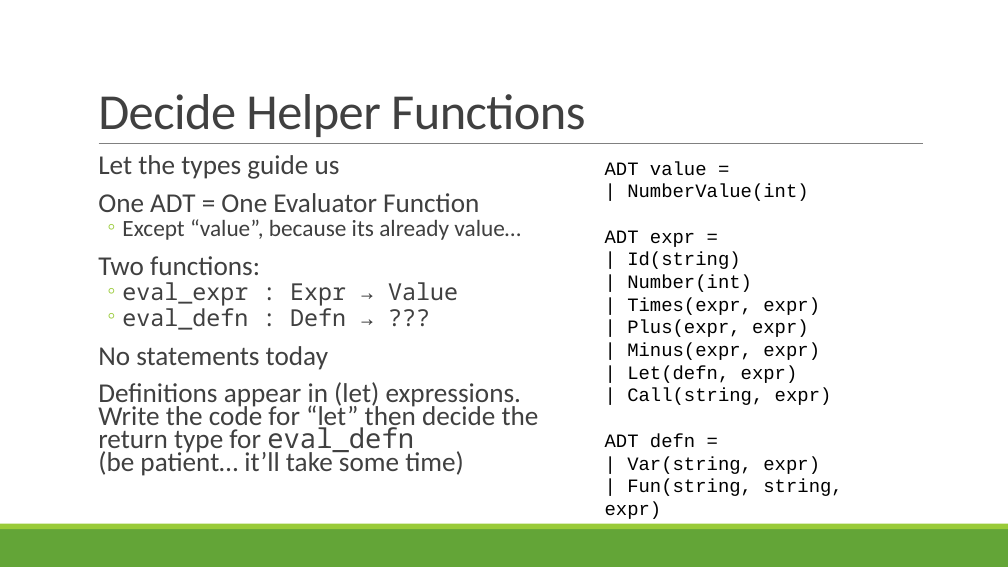
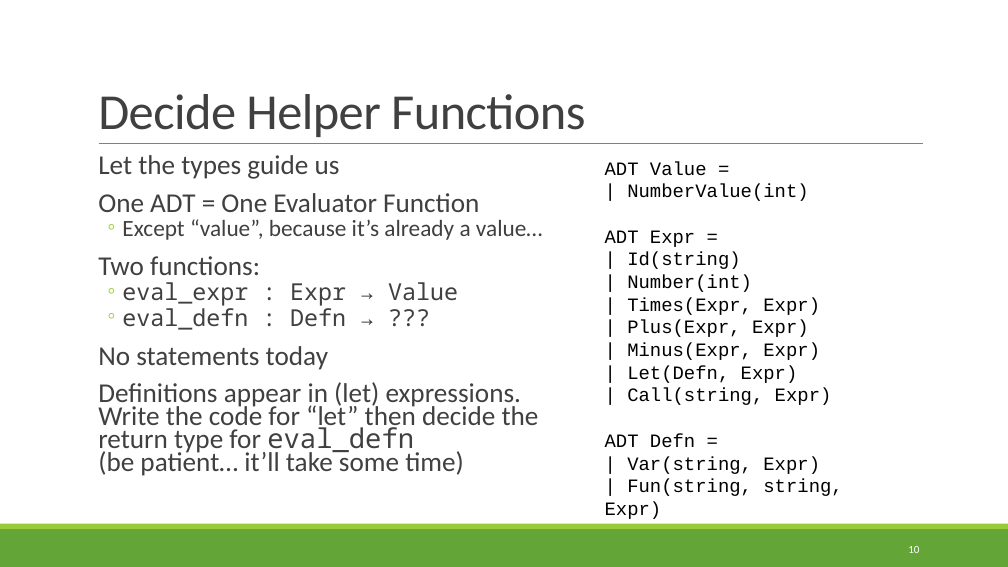
Before and after one commit to rbohrer/pl-course, a slide deck: slide 10 of LectureSlides/05Evaluators.pptx. Drawn at 1008x567 pixels with LibreOffice and Linux fonts; fonts in the diff are those of the drawing. Boxes give left, top, right and bottom in pixels: in the first picture for what was removed or moved away, otherwise in the second. Text is boxed around its words. In the diff, an @@ line names an element or a change of style, - is before the commit and + after.

```diff
--- a/LectureSlides/05Evaluators.pptx
+++ b/LectureSlides/05Evaluators.pptx
@@ text at (x1=605, y1=161, x2=842, y2=496): text changed @@
-ADT value =
-| NumberValue(int)
-ADT expr =
-| Id(string)
-| Number(int)
-| Times(expr, expr)
-| Plus(expr, expr)
-| Minus(expr, expr)
-| Let(defn, expr)
-| Call(string, expr)
-ADT defn =
-| Var(string, expr)
-| Fun(string, string, expr)
+ADT Value =
+| NumberValue(int)
+ADT Expr =
+| Id(string)
+| Number(int)
+| Times(Expr, Expr)
+| Plus(Expr, Expr)
+| Minus(Expr, Expr)
+| Let(Defn, Expr)
+| Call(string, Expr)
+ADT Defn =
+| Var(string, Expr)
+| Fun(string, string, Expr)
@@ text at (x1=122, y1=219, x2=543, y2=240): text changed @@
-  ◦ Except “value”, because its already value…
+  ◦ Except “value”, because it’s already a value…
@@ page number added at (x1=908, y1=546, x2=919, y2=553), 10.5 pt, text #FFFFFF @@
+10
```
Also in this commit, not shown: 36 other slides changed.
